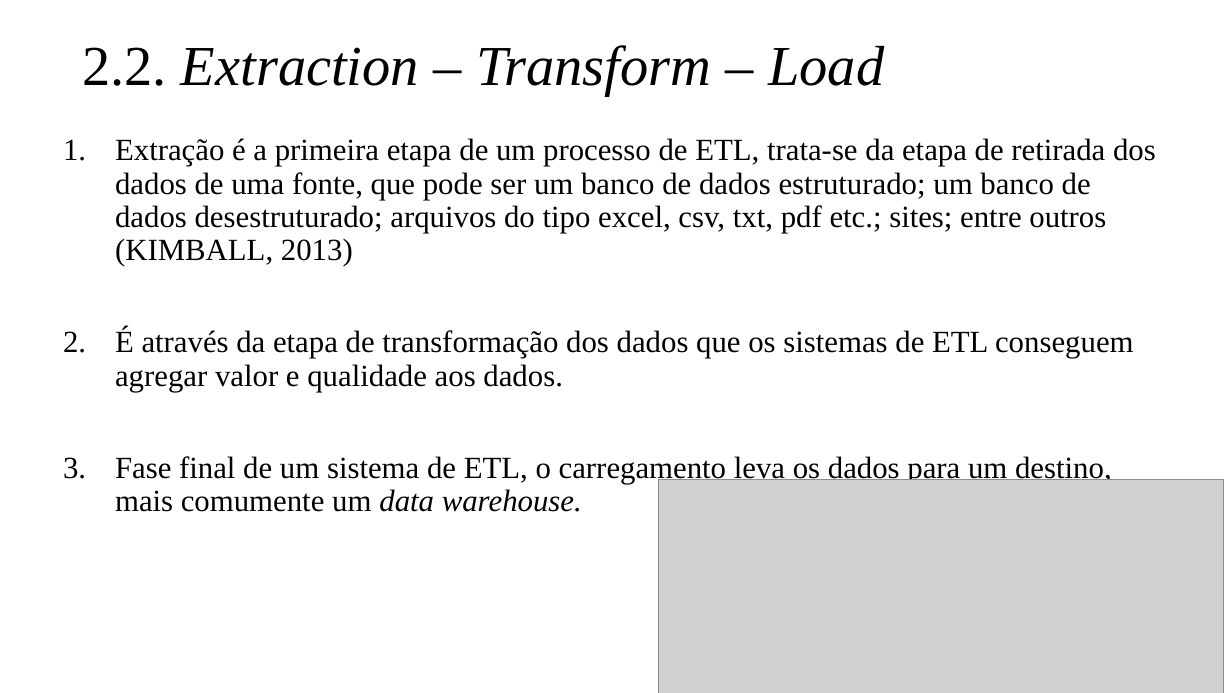
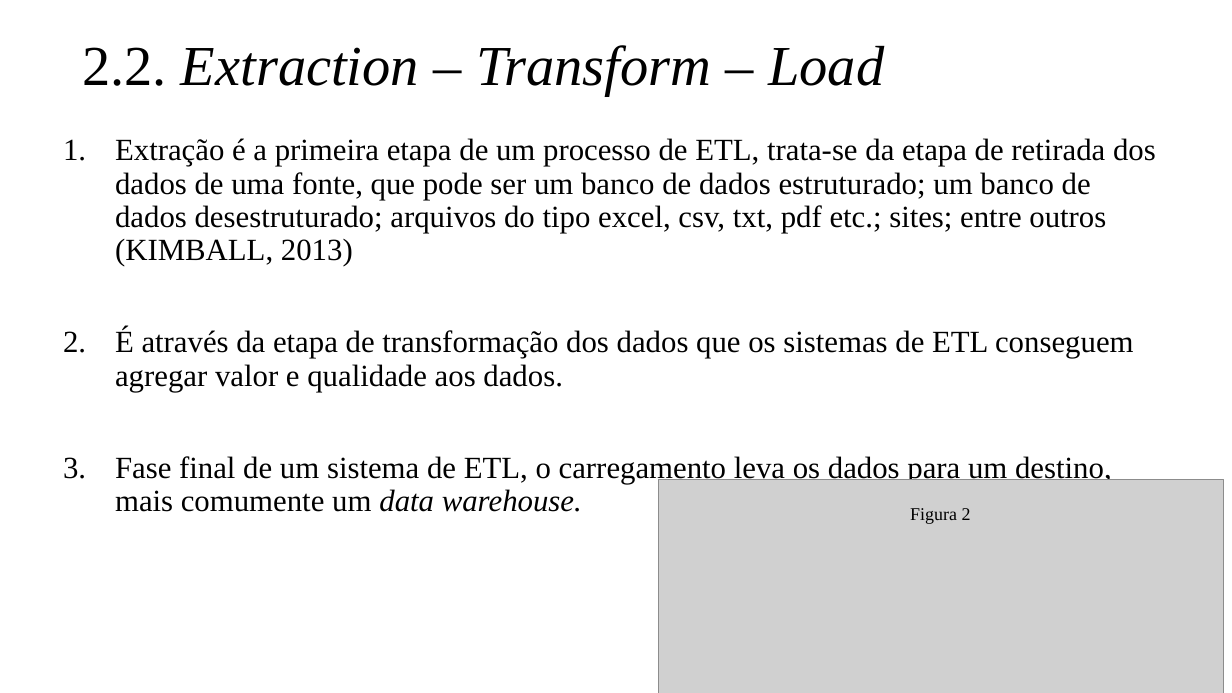
Before and after one commit to cesaraugusto98/TG, a slide deck: slide 8 of Documentacao/Apresentação TG - QuizFATEC.pptx. Drawn at 1232x693 pixels with LibreOffice and Linux fonts; fonts in the diff are those of the drawing; grey boxes stand for pictures. Boxes give left, top, right and bottom in pixels: in the first picture for what was removed or moved away, otherwise in the second. Text is boxed around its words. In the diff, an @@ line names an element or a change of style, - is before the commit and + after.

```diff
--- a/Documentacao/Apresentação TG - QuizFATEC.pptx
+++ b/Documentacao/Apresentação TG - QuizFATEC.pptx
@@ text added at bbox=[910, 508, 971, 524], 14 pt, text #000000 @@
+Figura 2
```
Also in this commit, not shown: 9 other slides changed, 3 other files.
